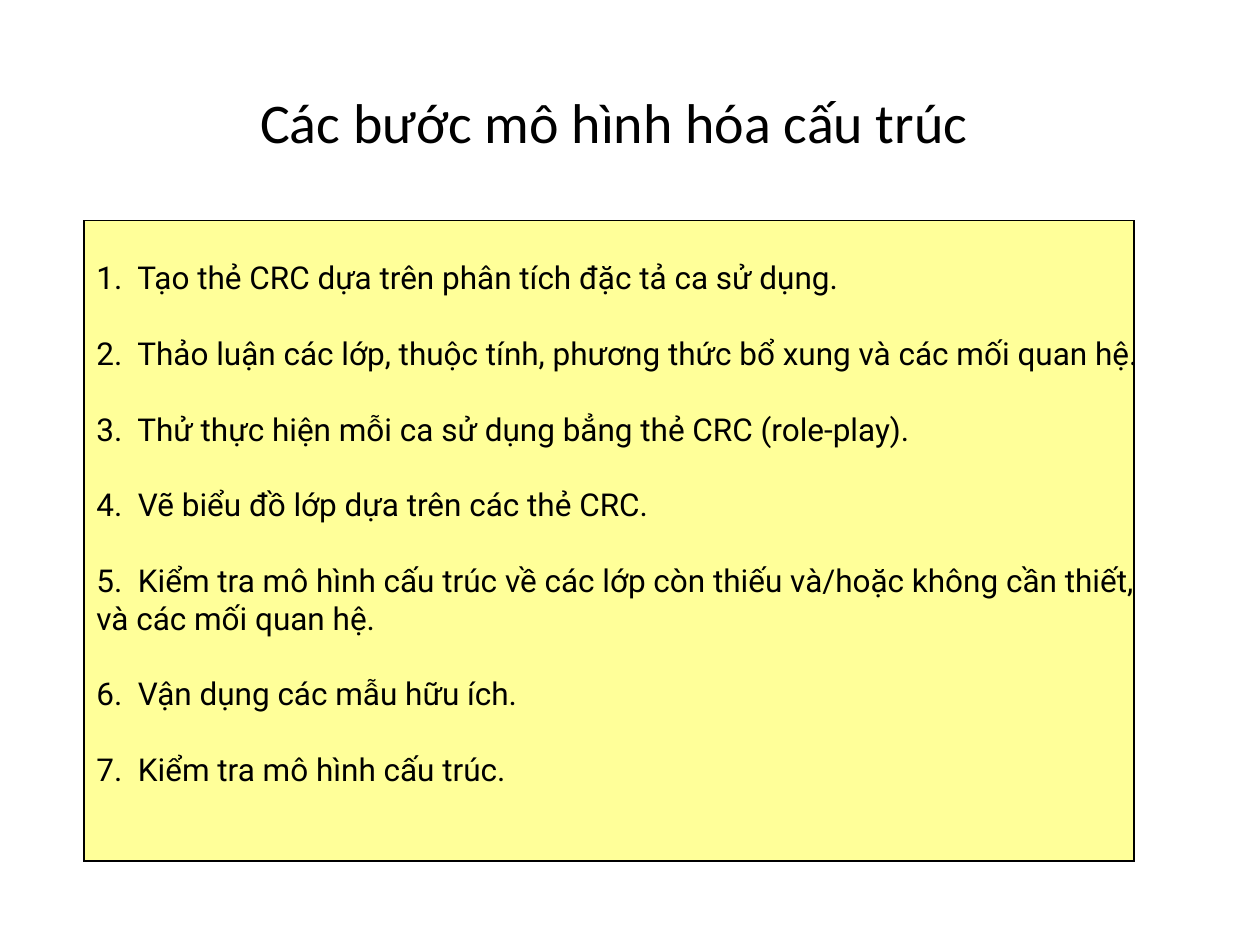
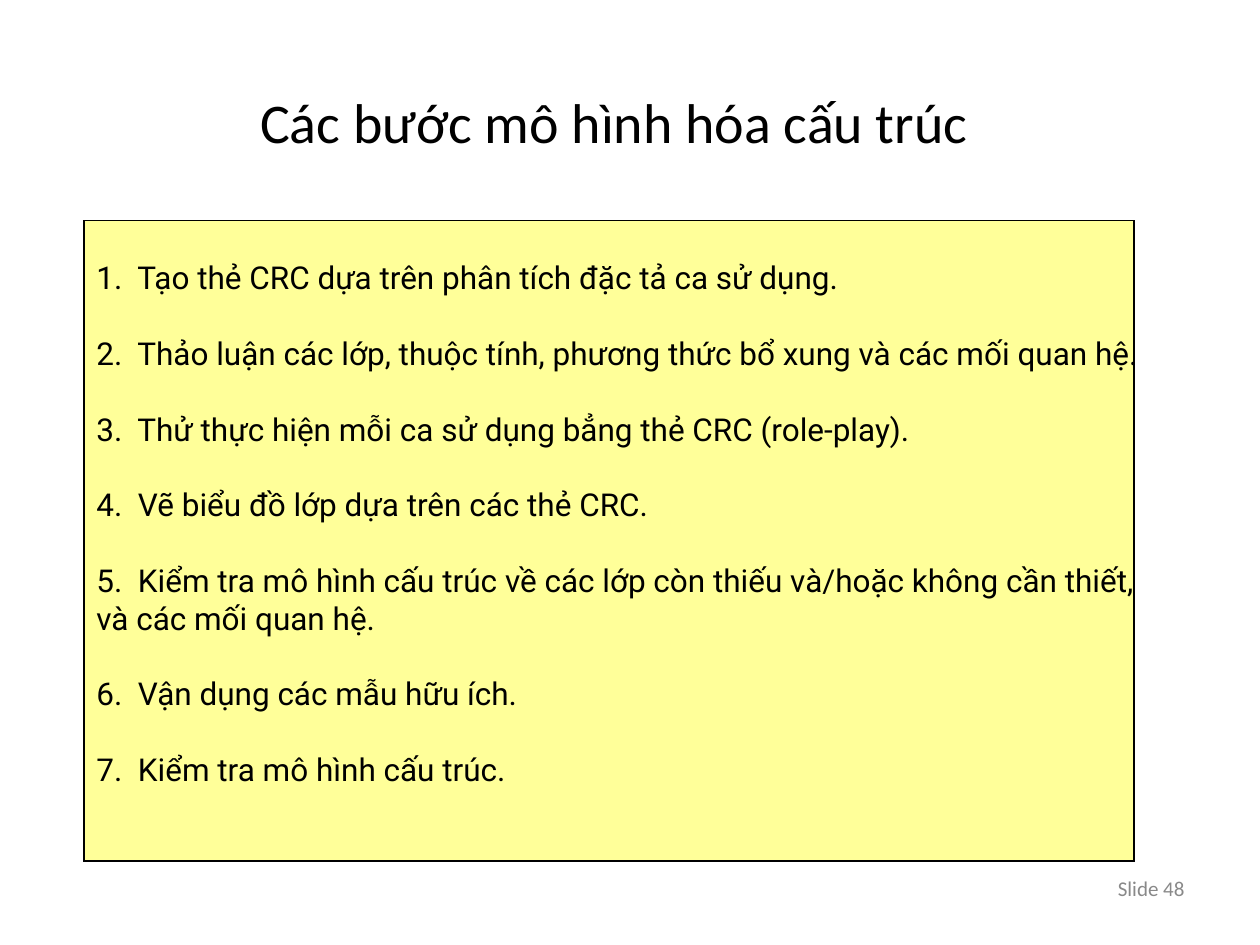
Before and after one commit to bangoc/PTTKHT, a slide deck: slide 48 of Slides/lec5_phan_tich_cau_truc.ppt (slide 49 before the commit). Drawn at 1260x945 pixels with LibreOffice and Linux fonts; fonts in the diff are those of the drawing. Boxes give left, top, right and bottom in pixels: in the first picture for what was removed or moved away, otherwise in the second. Text is boxed around its words. In the diff, an @@ line names an element or a change of style, - is before the commit and + after.

```diff
--- a/Slides/lec5_phan_tich_cau_truc.ppt
+++ b/Slides/lec5_phan_tich_cau_truc.ppt
@@ page number added at <box>1118,881,1184,896</box>, 12 pt, text #898989 @@
+Slide 48
```
Also in this commit, not shown: 39 other slides changed, 3 slides added, 4 slides removed, 2 other files.
